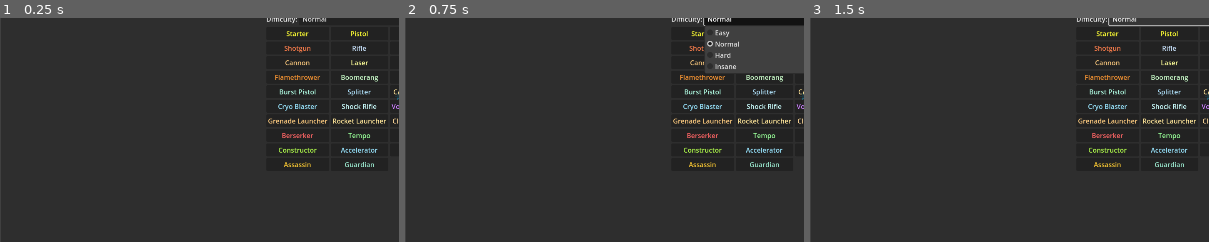
Above: before the commit, frames 1-3 (left to right).
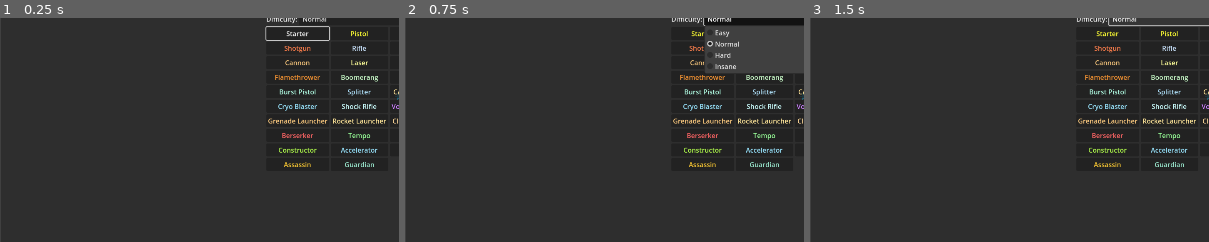
Above: after the commit, the same moments.

Repository: Deitox/Dexcoto
Game: Godot game, scene res://scenes/Main.tscn
Same seed, same stepped clock (60 frames per second), same inputs: the game is played once before the commit and once after it.
Inputs:
- Up to frame 1 (0.25 s): no input
- Up to frame 2 (0.75 s): click "Normal" at 0.5 s
- Up to frame 3 (1.5 s): click "Normal" at 1.25 s
The pictures show only the part of the screen within x 0-50%, y 33-82%; the shares and areas given below are measured in that part.

The runs differ from the first frame. In frame 1, 0.3% of the frame differs, in the area x 66-83%, y 3-11%; in frame 2, nothing differs; in frame 3, nothing differs.

Commit message:
More gamepad support

Diff:
--- a/scenes/Main.tscn
+++ b/scenes/Main.tscn
@@ -12,6 +12,7 @@
 [ext_resource type="Script" uid="uid://c4okqu8rvwqw8" path="res://scripts/pause_panel.gd" id="10"]
 [ext_resource type="Script" uid="uid://d1jjya7efdky8" path="res://scripts/item_summary.gd" id="11"]
 [ext_resource type="Script" uid="uid://nsgytfg2e5lw" path="res://scripts/stats_panel.gd" id="12"]
+[ext_resource type="Script" path="res://scripts/character_select_panel.gd" id="13"]
 
 [node name="Main" type="Node2D"]
 script = ExtResource("1")
@@ -363,6 +364,7 @@
 size_flags_vertical = 3
 
 [node name="CharacterSelect" type="Panel" parent="UI"]
+script = ExtResource("13")
 process_mode = 2
 visible = false
 anchors_preset = 15
--- /dev/null
+++ b/scripts/character_select_panel.gd
@@ -0,0 +1,219 @@
+extends Panel
+
+@onready var options_container: GridContainer = $VBox/Options
+@onready var diff_button: OptionButton = $VBox/DifficultyRow/Difficulty
+
+var _buttons: Array[Button] = []
+var _focused_index: int = 0
+var _focus_diff: bool = false
+
+func _ready() -> void:
+	process_mode = Node.PROCESS_MODE_WHEN_PAUSED
+	_refresh_buttons()
+	visibility_changed.connect(Callable(self, "_on_visibility_changed"))
+
+func _refresh_buttons() -> void:
+	_buttons.clear()
+	for child in options_container.get_children():
+		if child is Button:
+			var btn := child as Button
+			_buttons.append(btn)
+			btn.focus_mode = Control.FOCUS_ALL
+			var callable_focus := Callable(self, "_on_button_focus_button").bind(btn)
+			if btn.is_connected("focus_entered", callable_focus):
+				btn.focus_entered.disconnect(callable_focus)
+			btn.focus_entered.connect(callable_focus)
+			var callable_hover := Callable(self, "_on_button_hover_button").bind(btn)
+			if btn.is_connected("mouse_entered", callable_hover):
+				btn.mouse_entered.disconnect(callable_hover)
+			btn.mouse_entered.connect(callable_hover)
+	if diff_button:
+		diff_button.focus_mode = Control.FOCUS_ALL
+		if diff_button.is_connected("focus_entered", Callable(self, "_on_diff_focus")):
+			diff_button.focus_entered.disconnect(Callable(self, "_on_diff_focus"))
+		diff_button.focus_entered.connect(Callable(self, "_on_diff_focus"))
+		if diff_button.is_connected("mouse_entered", Callable(self, "_on_diff_hover")):
+			diff_button.mouse_entered.disconnect(Callable(self, "_on_diff_hover"))
+		diff_button.mouse_entered.connect(Callable(self, "_on_diff_hover"))
+	_reset_focus()
+
+func _on_visibility_changed() -> void:
+	if visible:
+		_refresh_buttons()
+
+func _reset_focus() -> void:
+	_focused_index = _find_first_focusable()
+	_focus_diff = false
+	call_deferred("_apply_focus")
+
+func _apply_focus() -> void:
+	if _focus_diff:
+		if diff_button and diff_button.visible:
+			diff_button.grab_focus()
+		return
+	if _buttons.is_empty():
+		return
+	_focused_index = clamp(_focused_index, 0, _buttons.size() - 1)
+	var btn := _buttons[_focused_index]
+	if btn and _is_focusable(btn):
+		btn.grab_focus()
+
+func _input(event: InputEvent) -> void:
+	if not visible:
+		return
+	if event.is_action_pressed("ui_cancel"):
+		var main := get_tree().current_scene
+		if main and main.has_method("_toggle_pause"):
+			main._toggle_pause()
+		accept_event()
+		return
+	if event.is_action_pressed("ui_left"):
+		if _focus_diff:
+			_adjust_difficulty(-1)
+			accept_event()
+			return
+		_cycle_focus(-1)
+		accept_event()
+		return
+	if event.is_action_pressed("ui_right"):
+		if _focus_diff:
+			_adjust_difficulty(1)
+			accept_event()
+			return
+		_cycle_focus(1)
+		accept_event()
+		return
+	if event.is_action_pressed("ui_up"):
+		_shift_vertical(-1)
+		accept_event()
+		return
+	if event.is_action_pressed("ui_down"):
+		_shift_vertical(1)
+		accept_event()
+		return
+	if event.is_action_pressed("ui_accept"):
+		_activate_focused()
+		accept_event()
+		return
+	if event.is_action_pressed("shop_start") and _focus_diff:
+		# Reuse the same face button to confirm while focused on difficulty.
+		_activate_focused()
+		accept_event()
+		return
+
+func _cycle_focus(delta: int) -> void:
+	if _focus_diff:
+		_focus_diff = false
+		if delta >= 0:
+			_focused_index = _find_first_focusable()
+		else:
+			_focused_index = clamp(_buttons.size() - 1, 0, _buttons.size() - 1)
+		_apply_focus()
+		return
+	if _buttons.is_empty():
+		return
+	var count := _buttons.size()
+	var next_index := _focused_index
+	for _i in range(count):
+		next_index = (next_index + delta + count) % count
+		var btn := _buttons[next_index]
+		if _is_focusable(btn):
+			_focused_index = next_index
+			_apply_focus()
+			return
+
+func _shift_vertical(direction: int) -> void:
+	if direction < 0:
+		# Move up. If already on top row, go to difficulty selector if available.
+		var row_offset := _buttons_per_row()
+		if _focus_diff:
+			return
+		if row_offset <= 0:
+			return
+		var next_index := _focused_index + row_offset * direction
+		if next_index < 0:
+			if diff_button and diff_button.visible:
+				_focus_diff = true
+				_apply_focus()
+			return
+		_focused_index = clamp(next_index, 0, _buttons.size() - 1)
+	else:
+		# Move down. If currently focusing difficulty, go to first option.
+		if _focus_diff:
+			_focus_diff = false
+			_focused_index = _find_first_focusable()
+			_apply_focus()
+			return
+		var row_offset_down := _buttons_per_row()
+		if row_offset_down <= 0:
+			return
+		var next_index_down := _focused_index + row_offset_down * direction
+		if next_index_down >= _buttons.size():
+			return
+		_focused_index = clamp(next_index_down, 0, _buttons.size() - 1)
+	_apply_focus()
+
+func _activate_focused() -> void:
+	if _focus_diff:
+		if diff_button:
+			diff_button.show_popup()
+		return
+	if _buttons.is_empty():
+		return
+	_focused_index = clamp(_focused_index, 0, _buttons.size() - 1)
+	var btn := _buttons[_focused_index]
+	if btn and not btn.disabled:
+		btn.emit_signal("pressed")
+
+func _find_first_focusable() -> int:
+	if _buttons.is_empty():
+		return 0
+	for i in range(_buttons.size()):
+		if _is_focusable(_buttons[i]):
+			return i
+	return 0
+
+func _buttons_per_row() -> int:
+	if options_container.columns > 0:
+		return options_container.columns
+	return max(1, int(ceil(sqrt(float(_buttons.size())))))
+
+func _is_focusable(btn: Button) -> bool:
+	return btn != null and btn.visible
+
+func _on_button_focus_button(btn: Button) -> void:
+	if btn == null:
+		return
+	var idx := _buttons.find(btn)
+	if idx >= 0:
+		_focused_index = idx
+		_focus_diff = false
+
+func _on_button_hover_button(btn: Button) -> void:
+	if btn == null:
+		return
+	var idx := _buttons.find(btn)
+	if idx >= 0:
+		_focused_index = idx
+		_focus_diff = false
+
+func _on_diff_focus() -> void:
+	_focus_diff = true
+	if diff_button:
+		diff_button.grab_focus()
+
+func _on_diff_hover() -> void:
+	_focus_diff = true
+
+func _adjust_difficulty(delta: int) -> void:
+	if diff_button == null:
+		return
+	var count := diff_button.get_item_count()
+	if count <= 0:
+		return
+	var idx := diff_button.selected
+	idx = (idx + delta) % count
+	if idx < 0:
+		idx += count
+	diff_button.select(idx)
+	diff_button.emit_signal("item_selected", idx)
--- a/scripts/main.gd
+++ b/scripts/main.gd
@@ -1215,6 +1215,8 @@
 		b.add_theme_color_override("font_color", col)
 		b.pressed.connect(Callable(self, "_on_character_chosen").bind(ch))
 		char_opts.add_child(b)
+	if character_panel and character_panel.has_method("_refresh_buttons"):
+		character_panel.call_deferred("_refresh_buttons")
 	char_title.text = "Choose Your Character"
 	# Pause during character selection (original behavior); PausePanel handles ESC to resume.
 	get_tree().paused = true
Not shown: 1 places in scenes/Main.tscn that only renumber resources
Not shown, added: scripts/character_select_panel.gd.uid
